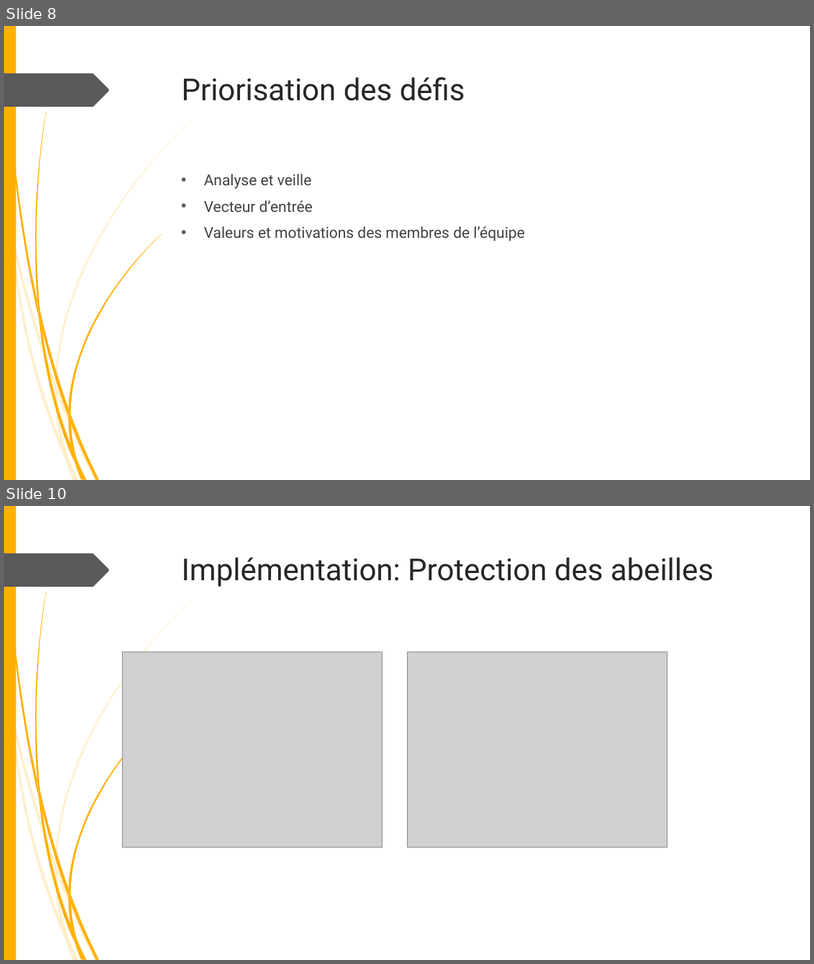
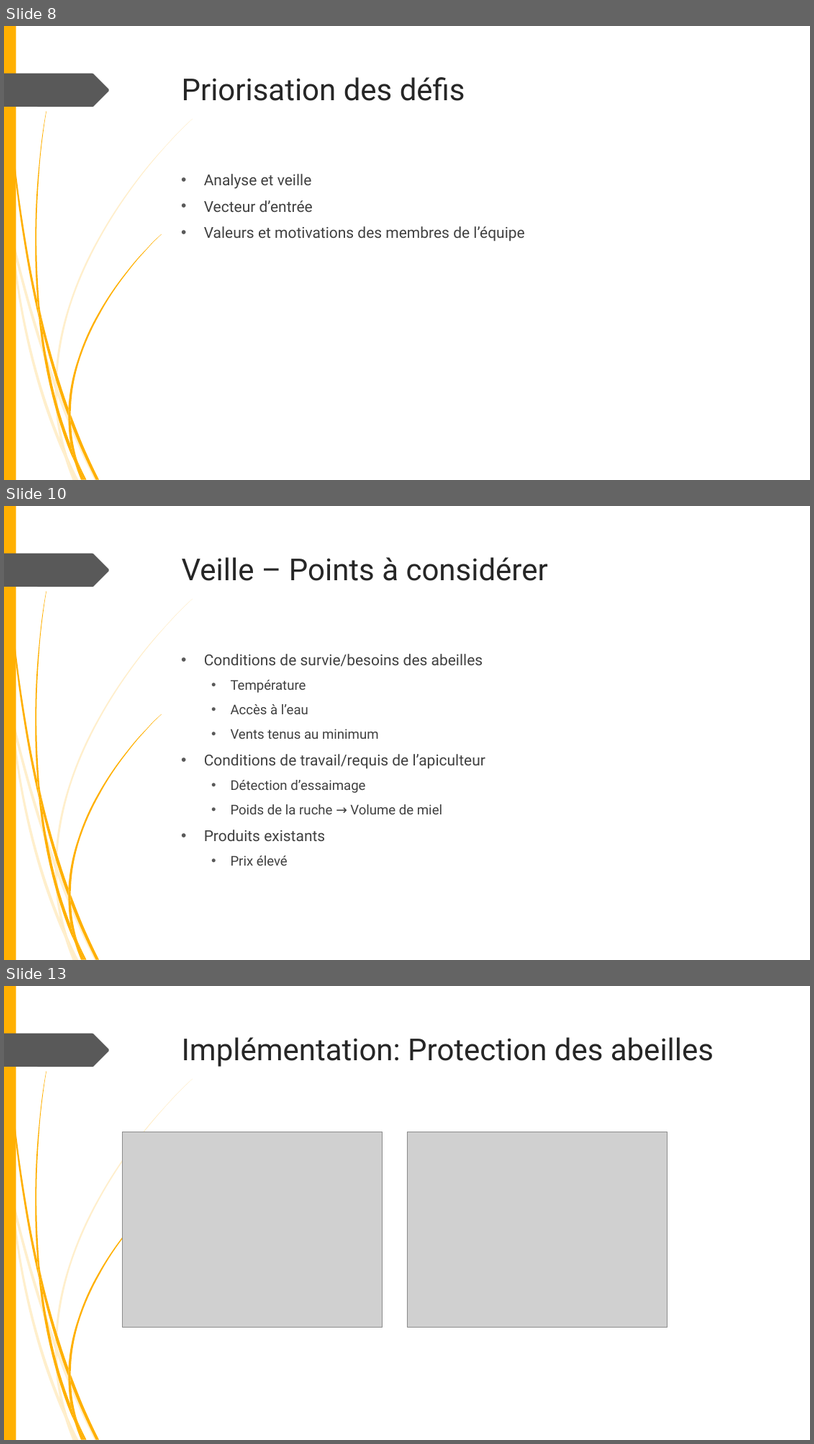
Before and after one commit to fisj2002/Projet_S6_Documentation, a slide deck: Présentation Éthique.pptx. Shown one above the other, each under a label of ours: slides 8 and 10 before the commit, slides 8, 10 and 13 after it; the slides between them are not shown. The pictures are 814x964 and 814x1444 pixels, drawn with LibreOffice and Linux fonts; fonts in the diff are those of the drawing; grey boxes stand for pictures; background and template pictures are left out. Boxes give left, top, right and bottom in pixels: in the first picture for what was removed or moved away, otherwise in the second. Text is boxed around its words. In the diff, an @@ line names an element or a change of style, - is before the commit and + after.

Commit message:
Ajout de la partie sur la veille technologique

```diff
--- a/Présentation Éthique.pptx
+++ b/Présentation Éthique.pptx
@@ slide 10 added at (4, 506, 810, 960), background #FFFFFF; not listed: 24 template elements that a slide beside it also shows @@
@@ title added at (182, 557, 548, 581), 36 pt, text #262626 @@
+Veille – Points à considérer
@@ text added at (204, 654, 486, 865), 16 pt, text #404040 @@
+• Conditions de survie/besoins des abeilles
+  • Température
+  • Accès à l’eau
+  • Vents tenus au minimum
+• Conditions de travail/requis de l’apiculteur
+  • Détection d’essaimage
+  • Poids de la ruche → Volume de miel
+• Produits existants
+  • Prix élevé
@@ what was slide 10 is now slide 13 @@
```
Also in this commit, not shown: 1 slide changed, 2 other slides added.
